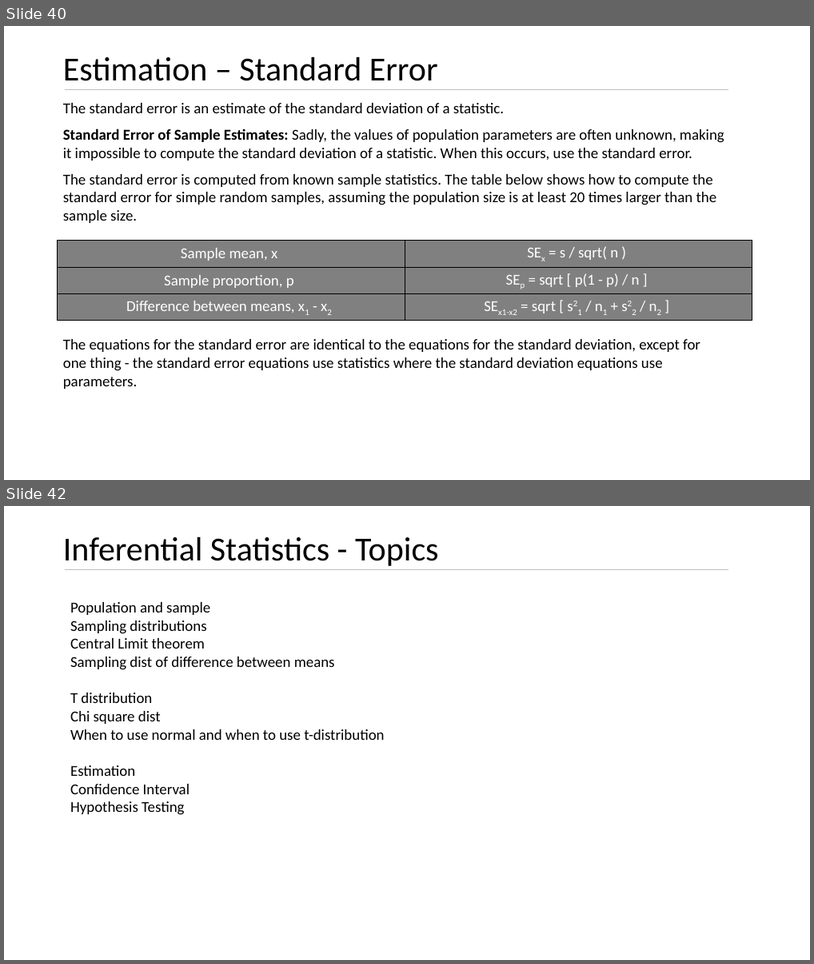
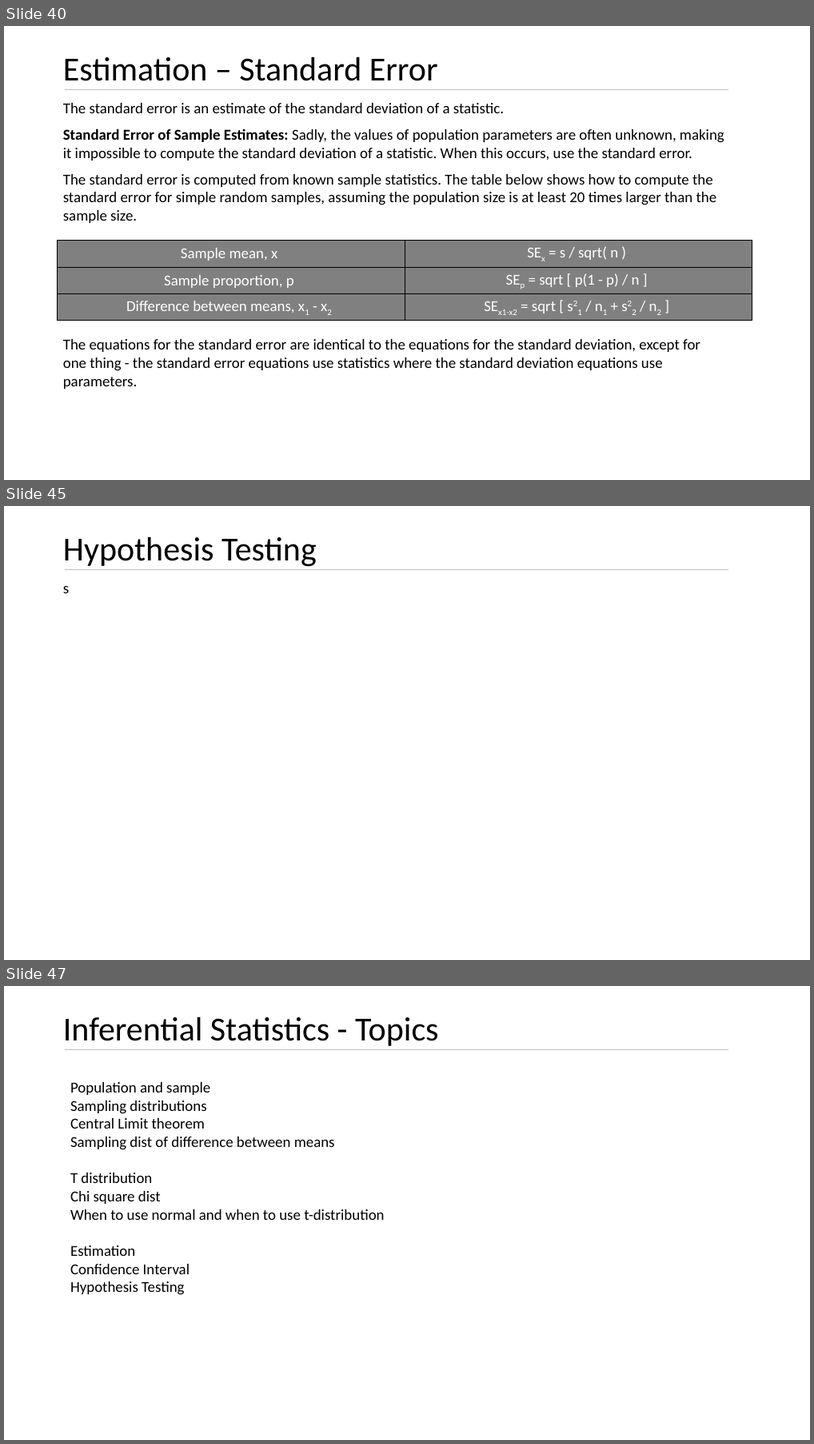
Before and after one commit to kushkul/Intro-to-Analytics, a slide deck: Statistics/Lesson 7 Inferential Statistics.pptx. Shown one above the other, each under a label of ours: slides 40 and 42 before the commit, slides 40, 45 and 47 after it; the slides between them are not shown. The pictures are 814x964 and 814x1444 pixels, drawn with LibreOffice and Linux fonts; fonts in the diff are those of the drawing. Boxes give left, top, right and bottom in pixels: in the first picture for what was removed or moved away, otherwise in the second. Text is boxed around its words. In the diff, an @@ line names an element or a change of style, - is before the commit and + after.

```diff
--- a/Statistics/Lesson 7 Inferential Statistics.pptx
+++ b/Statistics/Lesson 7 Inferential Statistics.pptx
@@ slide 45 added at <box>4,506,810,960</box>, background #FFFFFF @@
@@ title added at <box>63,537,317,567</box>, 40 pt, text #000000 @@
+Hypothesis Testing
@@ line added from (65, 569) to (730, 569), #BFBFBF 0.5 pt @@
@@ text added at <box>63,586,69,593</box>, 18 pt, text #000000 @@
+s
@@ what was slide 42 is now slide 47 @@
```
Also in this commit, not shown: 1 slide changed, 4 other slides added.
